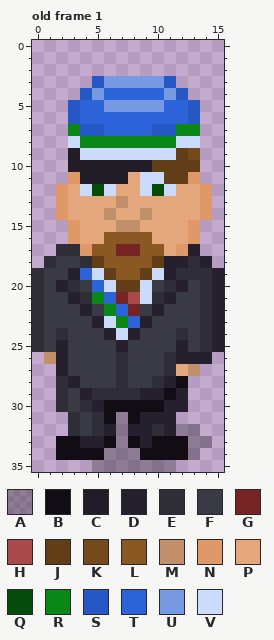
Pixel-art file: art/cfe-ksv-otto.aseprite. The first picture shows the starting point.
16x36 pixels, 2 frames. Shown: old frame 1. The commit also changed other frames, which this record leaves out.
Visible layers, top first: "kasi", "kann", "fraater", "shadow" opacity 27%.
Palette (. is transparent): A #00000046  B #120d15  C #221c26  D #26202e  E #2f2d38  F #393a44  G #762323  H #a84a4a  J #613e18  K #744a1c  L #8a5822  M #c28f6b  N #df9968  P #e3a77b  Q #054c0c  R #098717  S #2658c5  T #2d63d8  U #7799e2  V #cbdbfc
Pixels before, old frame 1, first column x 0:
 3 .....SUUUUUS....
 4 ....SUTTTTTUS...
 5 ...STTUUUUUTTS..
 6 ...STTTTTTTTTS..
 7 ...RSSTTTTSSRR..
 8 ...VRRRRRRRRVV..
 9 ...CVVVVVVVVJK..
10 ...CCCCCCCJJJJ..
11 ...NCCCCPVVJJN..
12 ..NPVQVPPVQVPPN.
13 ..NPPPPMPPPPPPN.
14 ..NPPPMPPMPPPPN.
15 ...NPPPMMPPPPN..
16 ...NPPLLLLPPPN..
17 ..EENLLGGLLPND..
18 .EFFEJLLLLJDDED.
19 EFFDTVJLLJVDEEED
20 EFDEFTVJJVFEDFED
21 EFFDERTGHVEDFFED
22 EFFFDFRTGFDFFFED
23 EFFFFDVRTDFFFFED
24 EFEFFFDVDFFFEFED
25 EFDFFFFDFFFFDFED
26 .MDFFFFEFFFEDDD.
27 ..DFFFFEFFFEPM..
28 ..EDFFFEFFEDB...
29 ..EFDEEEEDDBD...
30 ..EFEDBBBBBDD...
31 ...EFEBABDDD....
32 ...EFEDADDEDAA..
33 ..BBDDBABDBBBAA.
34 ..BBBBAAABBBBA..
35 .....AAAAAAA....
And afterwards:
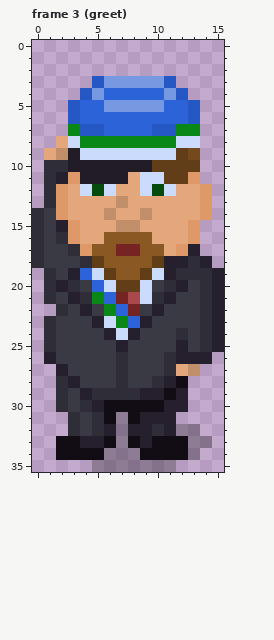
A new or re-ordered frame is compared with the old frame closest to it.
Commit message: Greet animations for all ksv!!
Changes in this commit:
frames 2 -> 4
Frame 3 (greet) is new; against old frame 1, layer "fraater":
y 8: x 2 . -> P
y 9: x 1..2 .. -> PM
y 10: x 1..2 .. -> EE
y 11: x 1..2 .. -> ED
y 12..13: x 1 . -> E
y 14: x 0..1 .. -> EF
y 15: x 0..2 ... -> EFD
y 16: x 0..2 ... -> EFE
y 17: x 0..2 ..E -> EFF
y 18: x 0..1 .E -> EF
y 19..21: x 0..1 EF -> .E
y 22: x 0..2 EFF -> ..E
y 23: x 0..1 EF -> .E
y 24: x 0..2 EFE -> .EF
y 25: x 0..2 EFD -> .EF
y 26: x 1..2 MD -> DF
